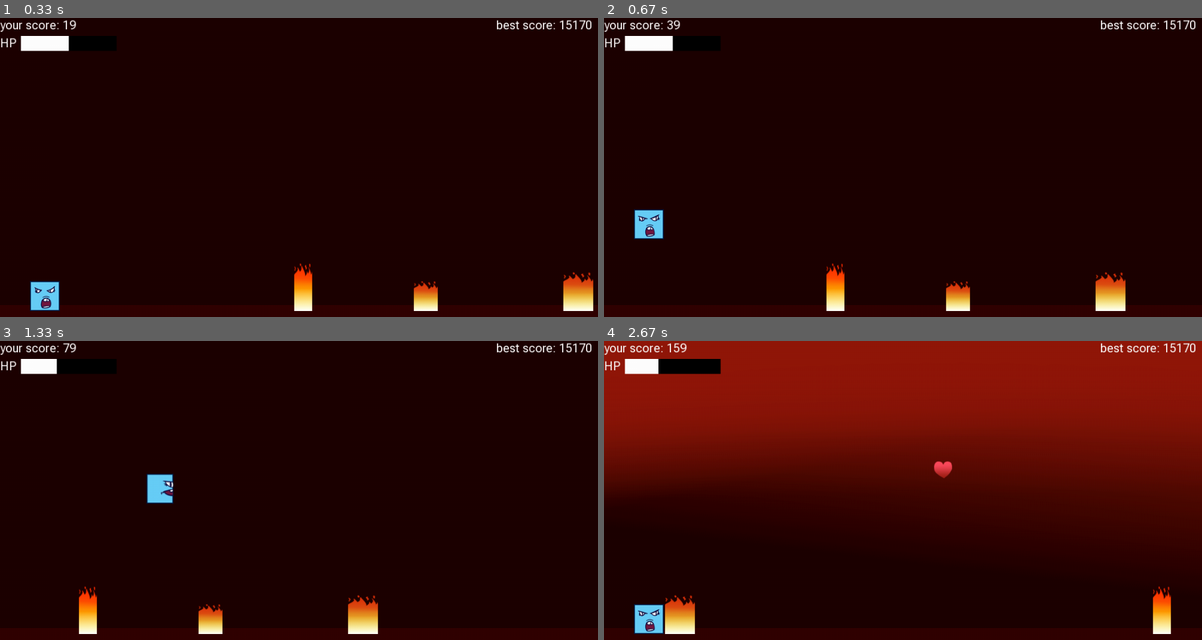
Above: before the commit, frames 1-4 (two rows, left to right).
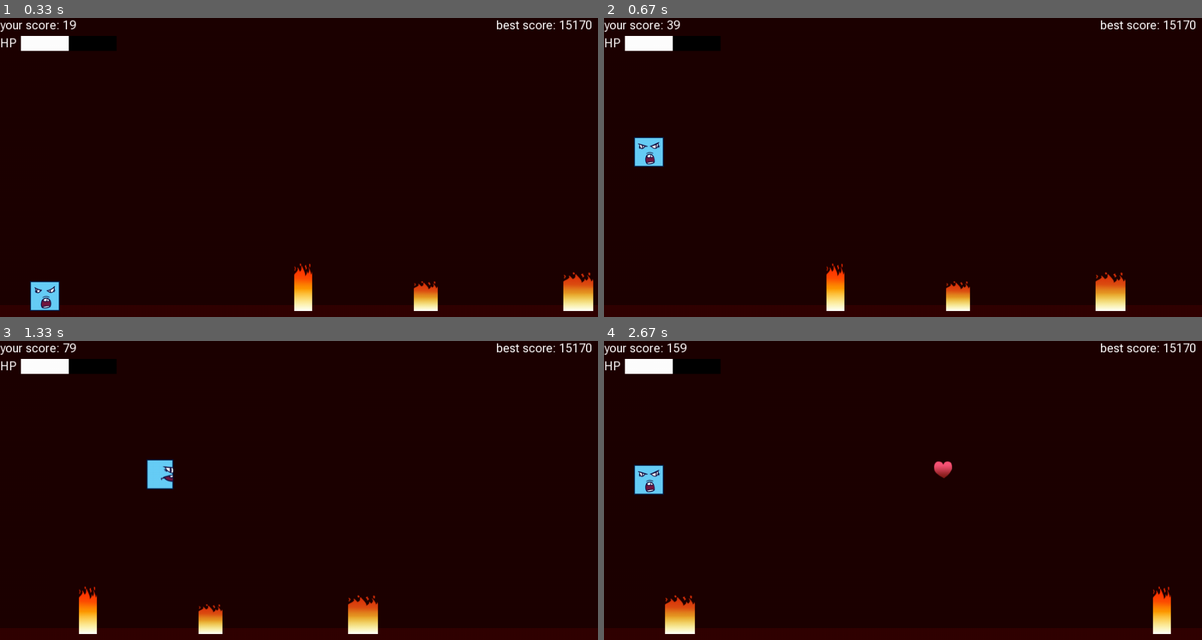
Above: after the commit, the same moments.

Repository: crawlic-stud/untitled-pygame
Game: pygame game, started from game.py
Two runs of this game, one before a commit and one after it. Both use one fixed random seed, a clock stepped at 60 frames per second and the inputs below.
Inputs:
- Up to frame 1 (0.33 s): no input
- Up to frame 2 (0.67 s): tap Space at 0.33 s
- Up to frame 3 (1.33 s): hold D 0.67-1.13 s; tap Space at 0.73, 1.03, 1.23 s; hold D from 1.17 s (still down)
- Up to frame 4 (2.67 s): tap Space at 1.53, 1.73, 2.03, 2.3, 2.6 s; release D at 1.63 s; hold A 1.67-2.2 s; hold A 2.23-2.63 s

Frame 1 is identical in both runs. In frame 2, 1.0% of the frame differs, in the area x 5-10%, y 39-74%; in frame 3, 0.6%; in frame 4, 58%, in the area x 0-100%, y 0-98%.

Commit message:
new jump

Diff:
--- a/game.py
+++ b/game.py
@@ -20,7 +20,7 @@
 bullets = []
 
 is_jump = False
-jump_count = 10
+jump_count = 15
 
 left = False
 right = False
@@ -142,15 +142,15 @@
 def jump():
     global player_y, jump_count, is_jump
 
-    if jump_count >= -10:
+    if jump_count >= -15:
         if jump_count < 0:
-            player_y += (jump_count ** 2) // 1.5
-        else:
-            player_y -= (jump_count ** 2) // 1.5
+            player_y += (jump_count ** 2) // 5
+        else:
+            player_y -= (jump_count ** 2) // 5
         jump_count -= 1
     else:
         is_jump = False
-        jump_count = 10
+        jump_count = 15
 
 # def shooting(bullets)
 
